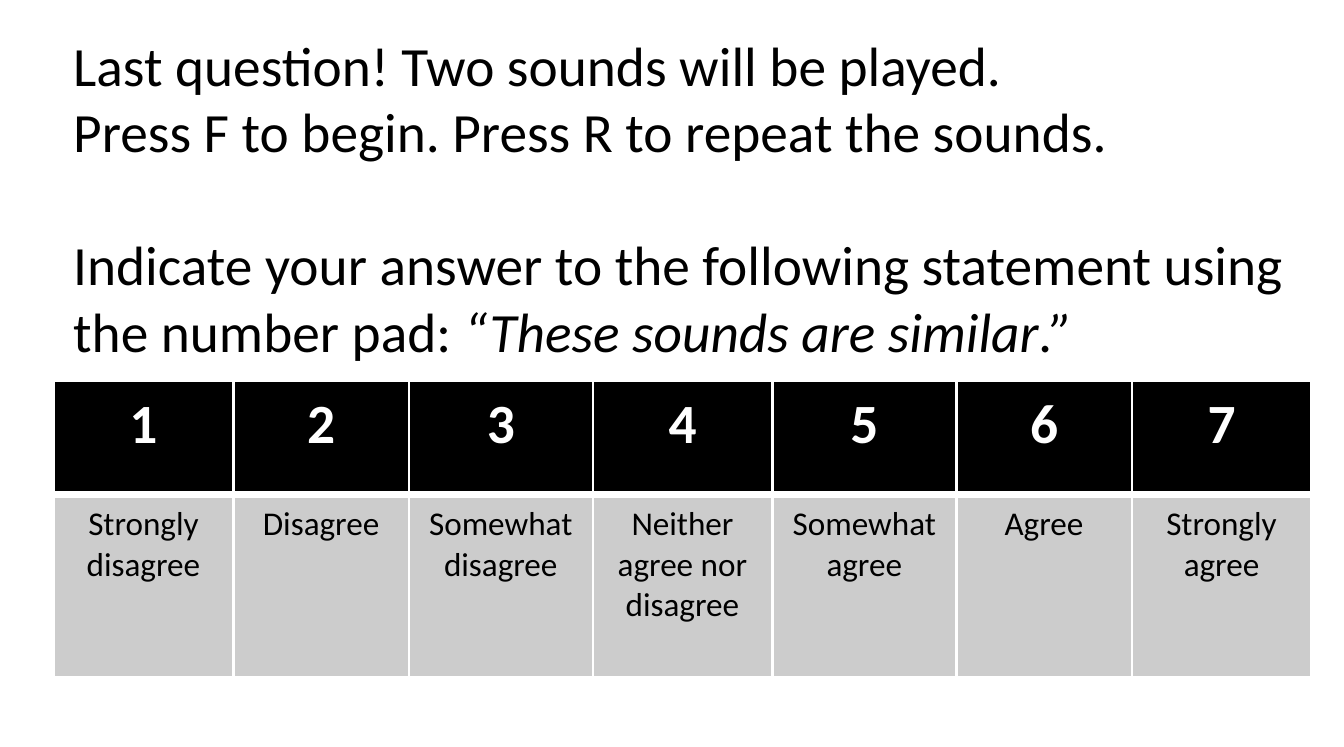
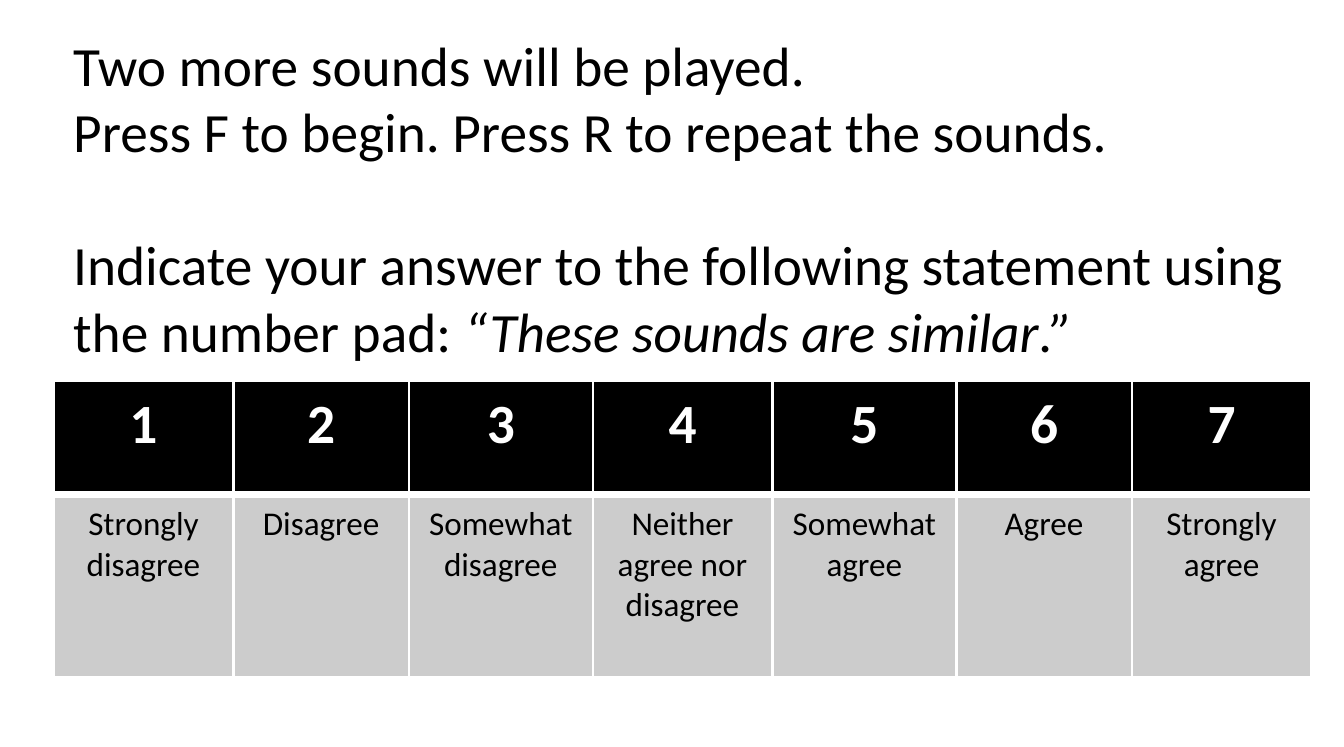
Before and after one commit to The-Lammert-Lab/tinnitus-reconstruction, a slide deck: slide 1 of code/experiment/fixationscreen/ppts/FollowUp_v2/FollowUp6.pptx. Drawn at 1344x747 pixels with LibreOffice and Linux fonts; fonts in the diff are those of the drawing. Boxes give left, top, right and bottom in pixels: in the first picture for what was removed or moved away, otherwise in the second. Text is boxed around its words. In the diff, an @@ line names an element or a change of style, - is before the commit and + after.

```diff
--- a/code/experiment/fixationscreen/ppts/FollowUp_v2/FollowUp6.pptx
+++ b/code/experiment/fixationscreen/ppts/FollowUp_v2/FollowUp6.pptx
@@ text at bbox=[73, 47, 804, 95]: text changed @@
-Last question! Two sounds will be played.
+Two more sounds will be played.
```
Also in this commit, not shown: 20 other files.
